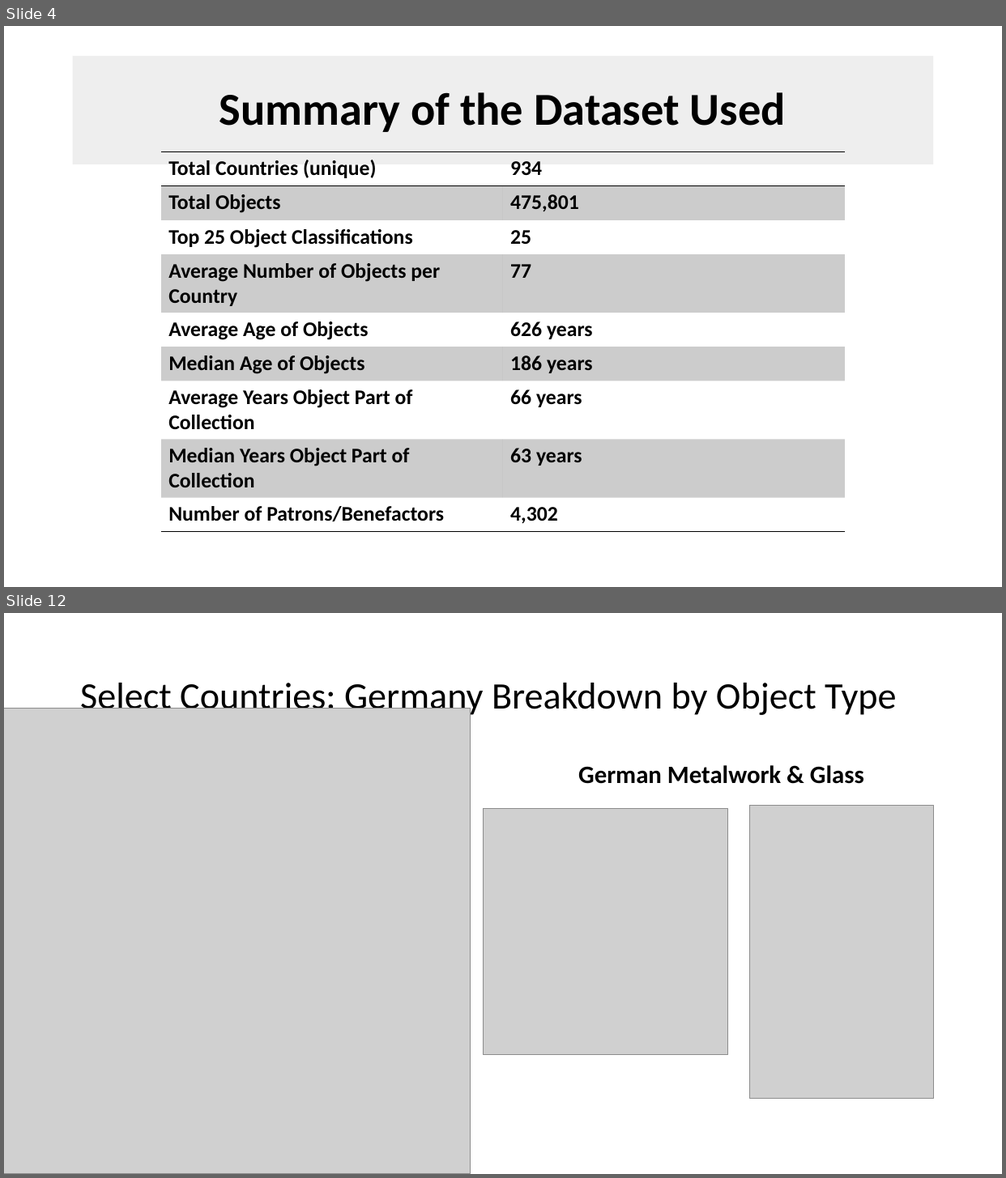
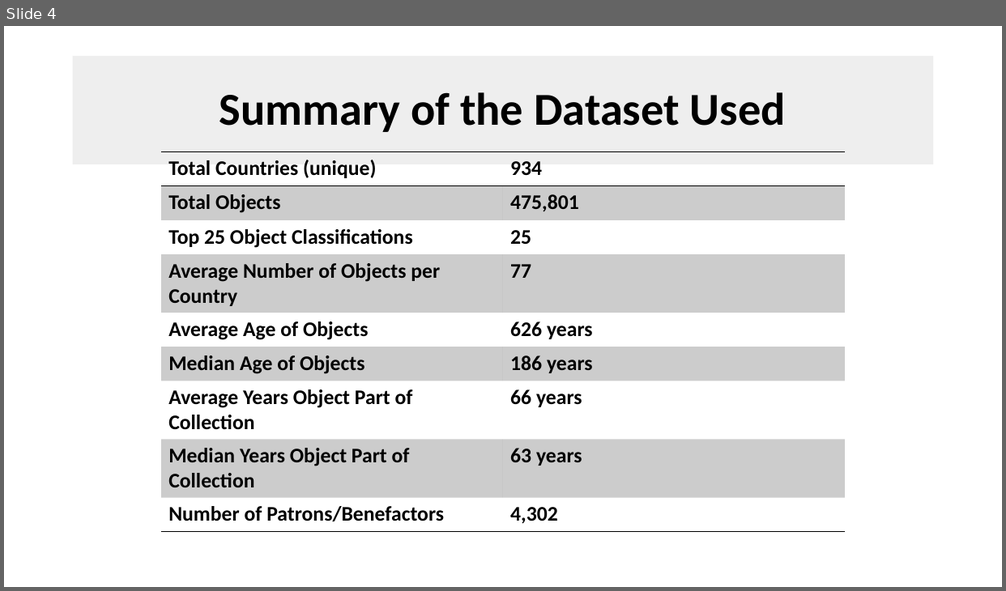
Before and after one commit to MtSopris/ProjectMet2, a slide deck: Analysis of th MET.pptx. Shown one above the other, each under a label of ours: slides 4 and 12 before the commit, slide 4 after it; the slides between them are not shown. The pictures are 1006x1178 and 1006x591 pixels, drawn with LibreOffice and Linux fonts; fonts in the diff are those of the drawing; grey boxes stand for pictures; background and template pictures are left out. Boxes give left, top, right and bottom in pixels: in the first picture for what was removed or moved away, otherwise in the second. Text is boxed around its words. In the diff, an @@ line names an element or a change of style, - is before the commit and + after.

```diff
--- a/Analysis of th MET.pptx
+++ b/Analysis of th MET.pptx
@@ slide 12 removed at (x1=4, y1=613, x2=1002, y2=1174), background #FFFFFF @@
@@ title removed at (x1=80, y1=683, x2=897, y2=718) @@
-Select Countries: Germany Breakdown by Object Type
@@ picture removed at (x1=4, y1=708, x2=471, y2=1174) @@
@@ text removed at (x1=578, y1=765, x2=864, y2=784) @@
-German Metalwork & Glass
@@ picture removed at (x1=750, y1=806, x2=934, y2=1099) @@
@@ picture removed at (x1=484, y1=809, x2=729, y2=1054) @@
```
Also in this commit, not shown: 8 slides changed, 2 slides added, 2 other slides removed, 9 other files.
